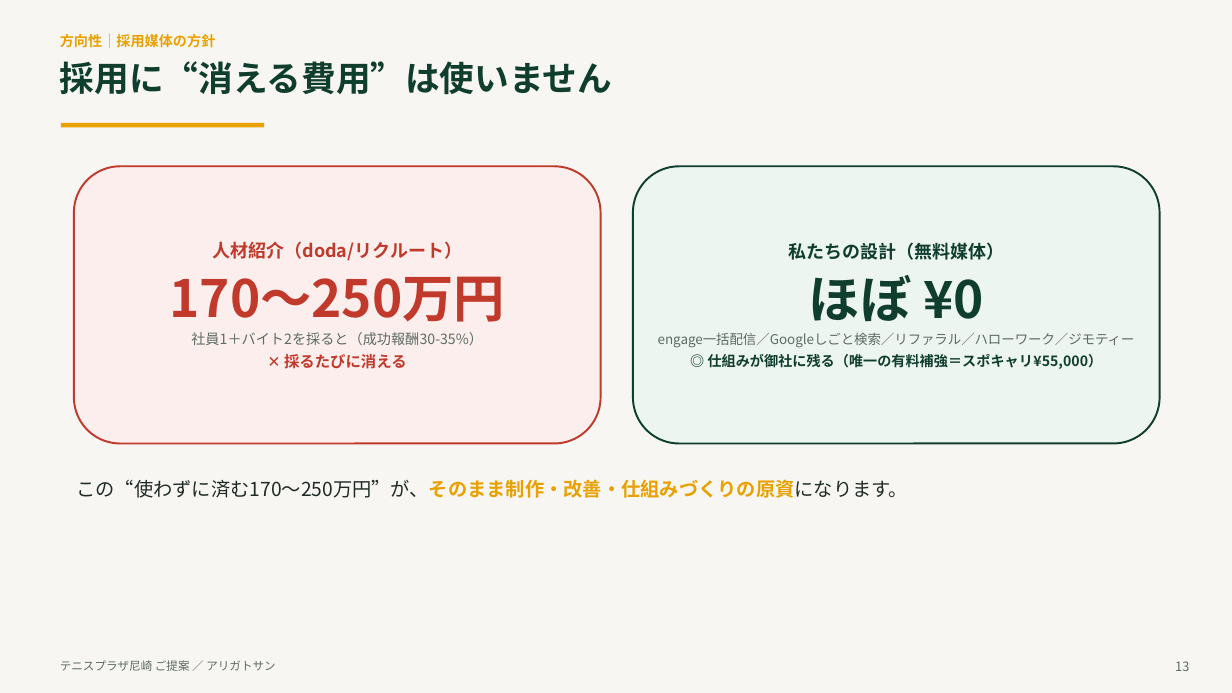
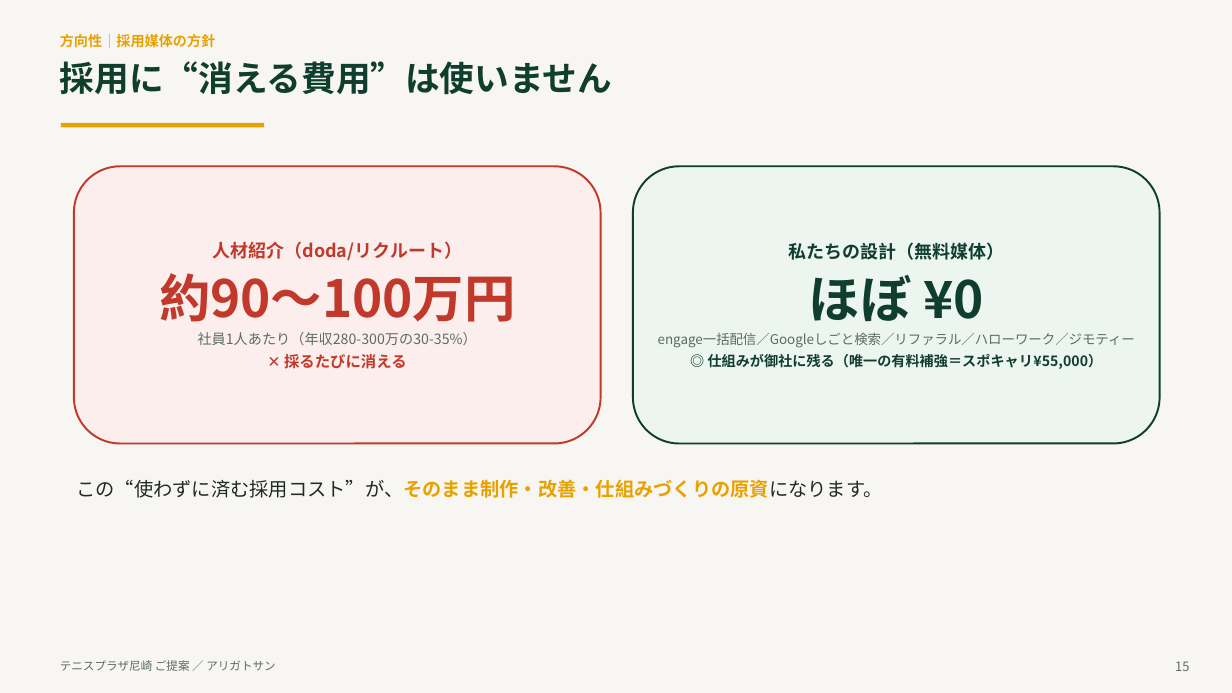
Before and after one commit to arigatosun/tennis-plaza-amagasaki, a slide deck: slide 16 of docs/00_提案・戦略/tennis_plaza_proposal_deck.pptx (slide 14 before the commit). Drawn at 1232x693 pixels with LibreOffice and Linux fonts; fonts in the diff are those of the drawing. Boxes give left, top, right and bottom in pixels: in the first picture for what was removed or moved away, otherwise in the second. Text is boxed around its words. In the diff, an @@ line names an element or a change of style, - is before the commit and + after.

```diff
--- a/docs/00_提案・戦略/tennis_plaza_proposal_deck.pptx
+++ b/docs/00_提案・戦略/tennis_plaza_proposal_deck.pptx
@@ text in rounded rectangle at bbox=[198, 332, 477, 345]: text changed @@
-170〜250万円
-社員1＋バイト2を採ると（成功報酬30-35%）
+約90〜100万円
+社員1人あたり（年収280-300万の30-35%）
@@ text at bbox=[76, 479, 882, 498]: text changed @@
-この“使わずに済む170〜250万円”が、そのまま制作・改善・仕組みづくりの原資になります。
+この“使わずに済む採用コスト”が、そのまま制作・改善・仕組みづくりの原資になります。
@@ text at bbox=[1175, 661, 1189, 671]: text changed @@
-13
+15
```
Also in this commit, not shown: 17 other slides changed, 2 slides added, 1 other file.
